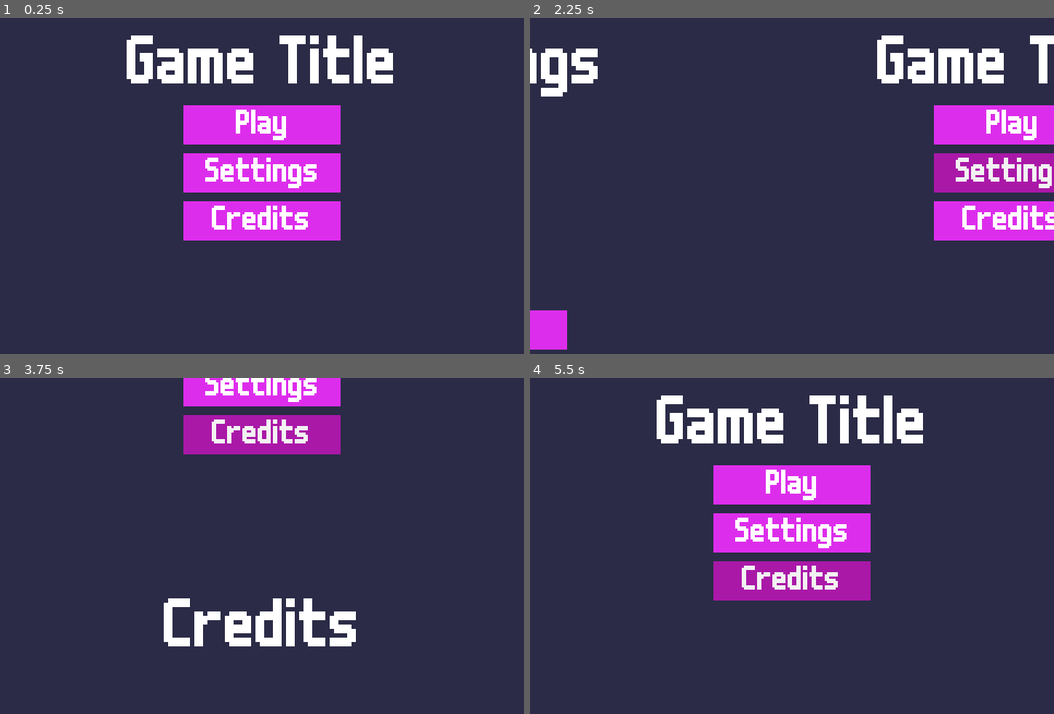
Above: before the commit, frames 1-4 (two rows, left to right).
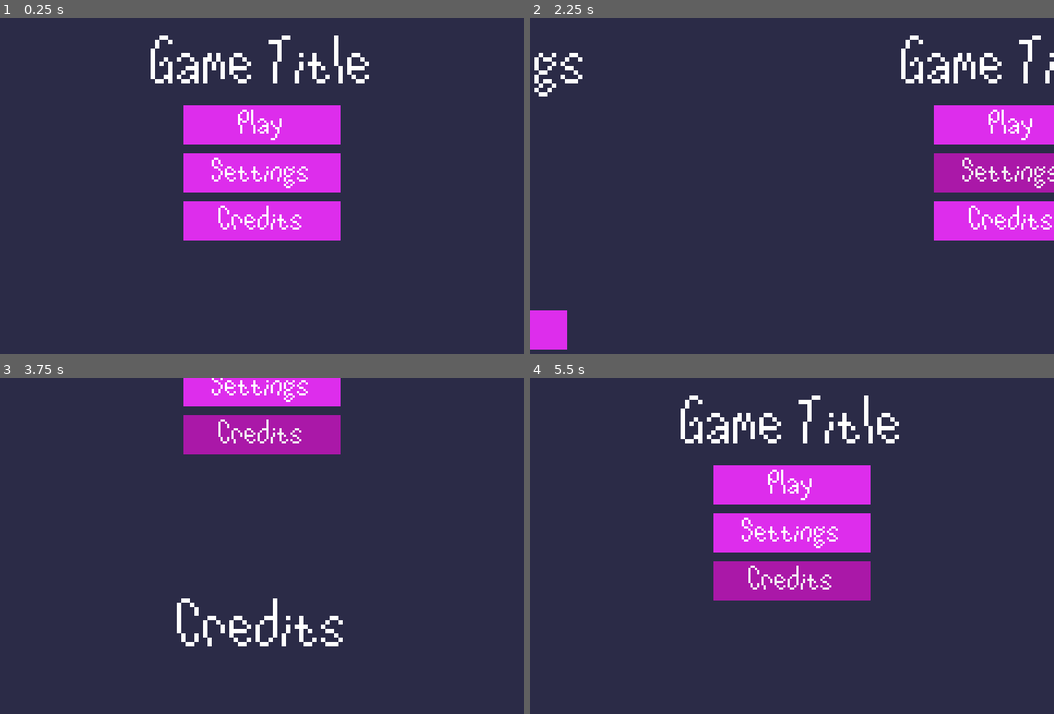
Above: after the commit, the same moments.

Repository: AxelArredondo/gamejam-2026
Game: Godot game, scene res://scenes/main_menu.tscn
The game is run twice, just before and just after one commit, with the same random seed, the same clock (stepped at 60 frames per second) and the same inputs. The project has no main scene, so this scene is started directly.
Inputs:
- Up to frame 1 (0.25 s): no input
- Up to frame 2 (2.25 s): click "Play" at 0.5 s; click "Play" at 1.25 s; click "Settings" at 2 s
- Up to frame 3 (3.75 s): click "Back" at 2.75 s; click "Credits" at 3.5 s
- Up to frame 4 (5.5 s): hold Escape (back) from 5.03 s (still down)

The runs differ from the first frame. In frame 1, 4.9% of the frame differs, in the area x 24-75%, y 5-63%; in frame 2, 4.6%; in frame 3, 3.5%; in frame 4, 4.9%.

Commit message:
Scratchkin font

Diff:
--- a/scenes/main_menu.tscn
+++ b/scenes/main_menu.tscn
@@ -40,11 +40,13 @@
 [node name="Game Title" type="RichTextLabel" parent="Main Screen/MarginContainer/VBoxContainer"]
 layout_mode = 2
 theme = ExtResource("1_l6cm7")
-theme_override_font_sizes/normal_font_size = 32
+theme_override_font_sizes/normal_font_size = 24
 text = "Game Title
 "
 fit_content = true
 autowrap_mode = 0
+horizontal_alignment = 1
+vertical_alignment = 1
 
 [node name="Buttons" type="VBoxContainer" parent="Main Screen/MarginContainer/VBoxContainer"]
 custom_minimum_size = Vector2(72, 0)
@@ -98,7 +100,7 @@
 layout_mode = 2
 size_flags_horizontal = 4
 theme = ExtResource("1_l6cm7")
-theme_override_font_sizes/normal_font_size = 32
+theme_override_font_sizes/normal_font_size = 24
 text = "Settings"
 fit_content = true
 autowrap_mode = 0
@@ -145,7 +147,7 @@
 layout_mode = 2
 size_flags_horizontal = 4
 theme = ExtResource("1_l6cm7")
-theme_override_font_sizes/normal_font_size = 32
+theme_override_font_sizes/normal_font_size = 24
 text = "Credits"
 fit_content = true
 autowrap_mode = 0
--- a/theme.tres
+++ b/theme.tres
@@ -1,6 +1,6 @@
 [gd_resource type="Theme" load_steps=6 format=3 uid="uid://cxbf03eg421lj"]
 
-[ext_resource type="FontFile" uid="uid://ccjt4wo62o1rd" path="res://assets/fonts/m6x11.ttf" id="1_e1x85"]
+[ext_resource type="FontFile" uid="uid://d0brj1k1wjqro" path="res://assets/fonts/Scratchkin.ttf" id="1_cjfk0"]
 
 [sub_resource type="StyleBoxEmpty" id="StyleBoxEmpty_e1x85"]
 
@@ -27,10 +27,11 @@
 
 [resource]
 Button/colors/font_color = Color(1, 1, 1, 1)
-Button/font_sizes/font_size = 16
-Button/fonts/font = ExtResource("1_e1x85")
+Button/font_sizes/font_size = 12
+Button/fonts/font = ExtResource("1_cjfk0")
 Button/styles/focus = SubResource("StyleBoxEmpty_e1x85")
 Button/styles/hover = SubResource("StyleBoxFlat_cjfk0")
 Button/styles/normal = SubResource("StyleBoxFlat_e1x85")
 Button/styles/pressed = SubResource("StyleBoxFlat_vj6dk")
-RichTextLabel/fonts/normal_font = ExtResource("1_e1x85")
+RichTextLabel/font_sizes/normal_font_size = 12
+RichTextLabel/fonts/normal_font = ExtResource("1_cjfk0")
Binary file added: assets/fonts/Scratchkin.ttf
Not shown, added: assets/fonts/Scratchkin.ttf.import
